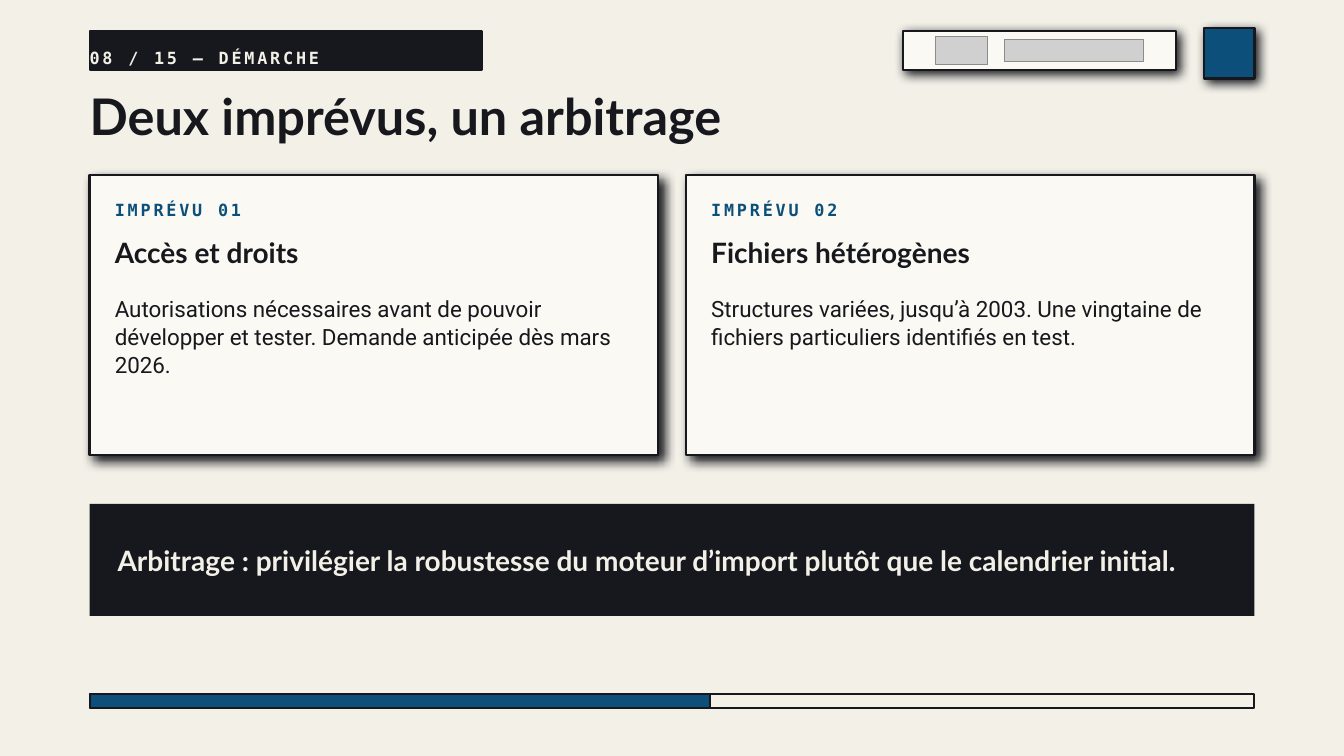
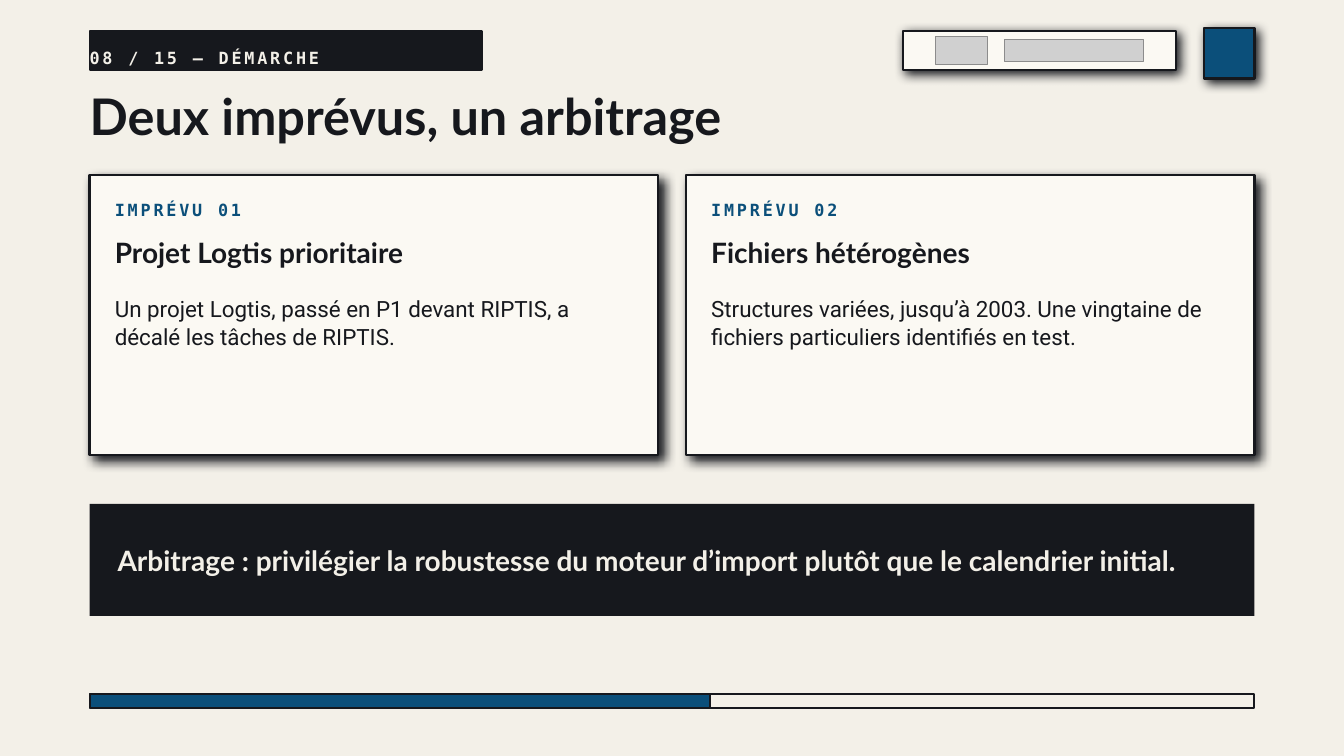
Before and after one commit to falachabt/Icam, a slide deck: slide 8 of Presentation_RIPTIS.pptx. Drawn at 1344x756 pixels with LibreOffice and Linux fonts; fonts in the diff are those of the drawing; grey boxes stand for pictures. Boxes give left, top, right and bottom in pixels: in the first picture for what was removed or moved away, otherwise in the second. Text is boxed around its words. In the diff, an @@ line names an element or a change of style, - is before the commit and + after.

```diff
--- a/Presentation_RIPTIS.pptx
+++ b/Presentation_RIPTIS.pptx
@@ text at <box>115,242,403,268</box>: text changed @@
-Accès et droits
+Projet Logtis prioritaire
@@ text at <box>115,300,569,346</box>: text changed @@
-Autorisations nécessaires avant de pouvoir développer et tester. Demande anticipée dès mars 2026.
+Un projet Logtis, passé en P1 devant RIPTIS, a décalé les tâches de RIPTIS.
```
Also in this commit, not shown: 1 other slide changed, 2 other files.
